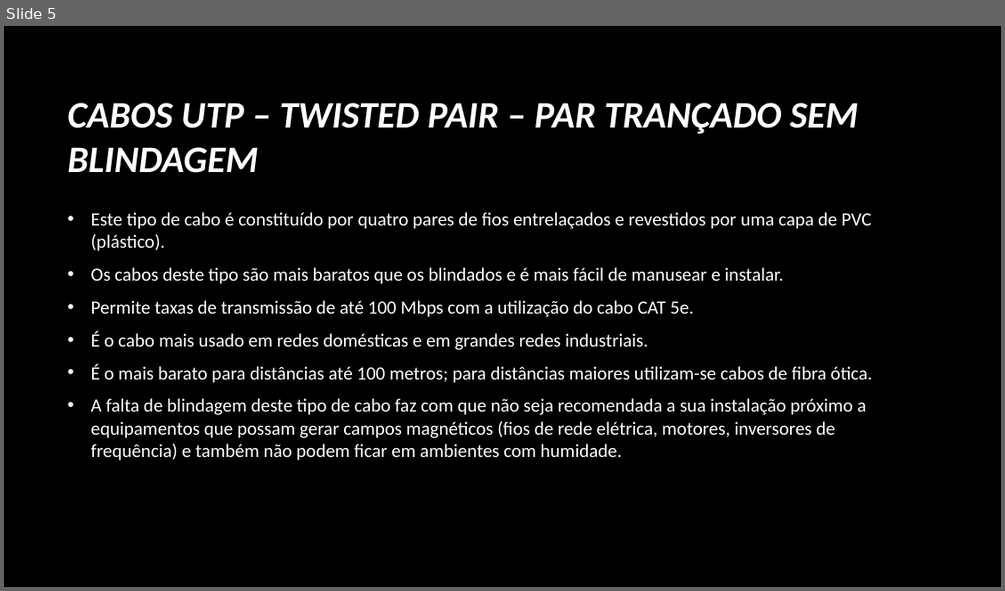
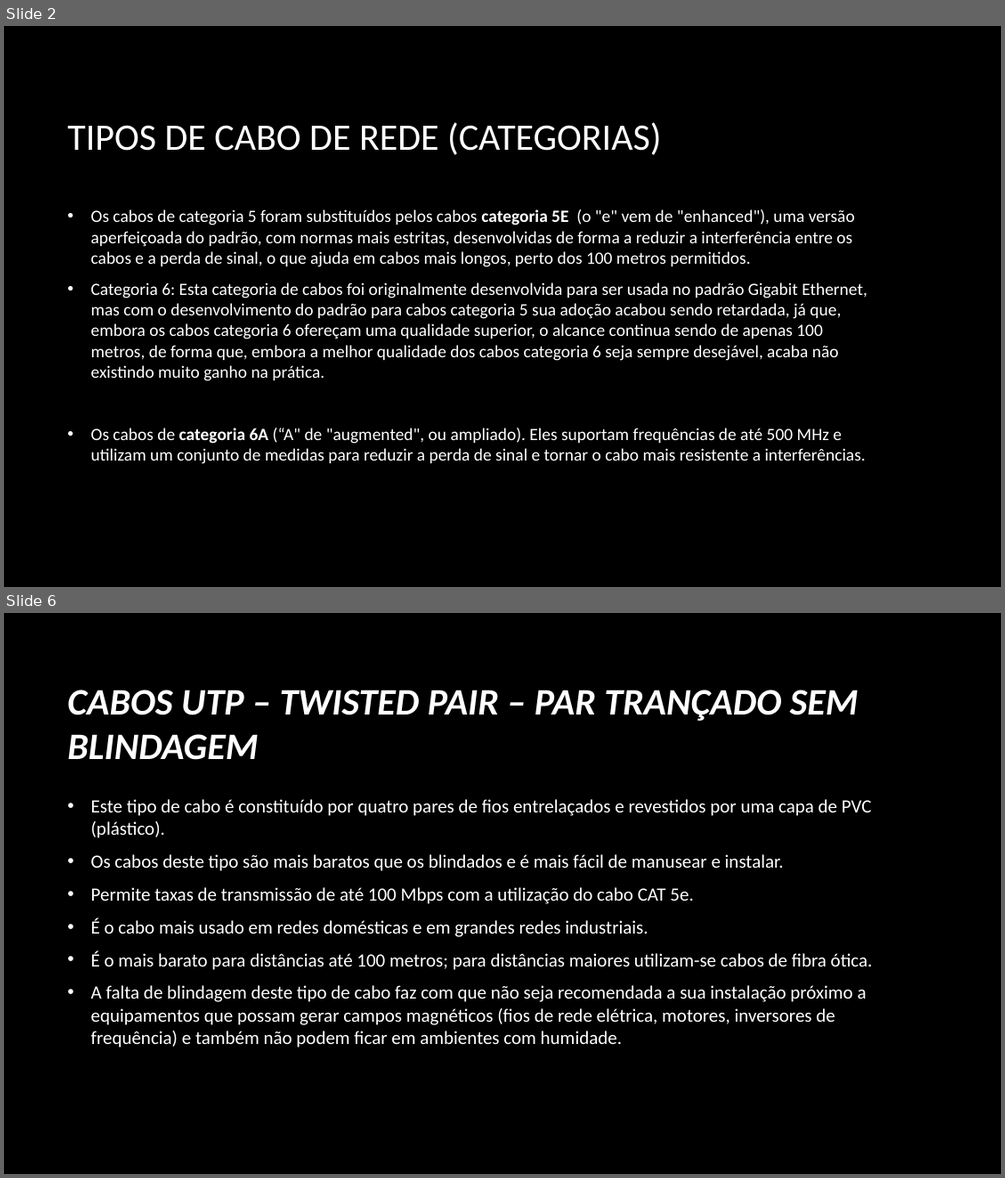
Before and after one commit to RosaFernandes/RosaFernandes, a slide deck: Trabalho pratico.pptx. Shown one above the other, each under a label of ours: slide 5 before the commit, slides 2 and 6 after it; the slides between them are not shown. The pictures are 1005x591 and 1005x1178 pixels, drawn with LibreOffice and Linux fonts; fonts in the diff are those of the drawing; background and template pictures are left out. Boxes give left, top, right and bottom in pixels: in the first picture for what was removed or moved away, otherwise in the second. Text is boxed around its words. In the diff, an @@ line names an element or a change of style, - is before the commit and + after.

```diff
--- a/Trabalho pratico.pptx
+++ b/Trabalho pratico.pptx
@@ slide 2 added at (x1=4, y1=26, x2=1001, y2=587), background picture (left out) @@
@@ title added at (x1=67, y1=122, x2=661, y2=155), 36 pt, text #FFFFFF @@
+TIPOS DE CABO DE REDE (CATEGORIAS)
@@ text added at (x1=91, y1=209, x2=867, y2=464), 16.6 pt, text #FFFFFF @@
+• Os cabos de categoria 5 foram substituídos pelos cabos categoria 5E (o "e" vem de "enhanced"), uma versão aperfeiçoada do padrão, com normas mais estritas, desenvolvidas de forma a reduzir a interferência entre os cabos e a perda de sinal, o que ajuda em cabos mais longos, perto dos 100 metros permitidos.
+• Categoria 6: Esta categoria de cabos foi originalmente desenvolvida para ser usada no padrão Gigabit Ethernet, mas com o desenvolvimento do padrão para cabos categoria 5 sua adoção acabou sendo retardada, já que, embora os cabos categoria 6 ofereçam uma qualidade superior, o alcance continua sendo de apenas 100 metros, de forma que, embora a melhor qualidade dos cabos categoria 6 seja sempre desejável, acaba não existindo muito ganho na prática.
+• Os cabos de categoria 6A (“A" de "augmented", ou ampliado). Eles suportam frequências de até 500 MHz e utilizam um conjunto de medidas para reduzir a perda de sinal e tornar o cabo mais resistente a interferências.
@@ what was slide 5 is now slide 6 @@
```
Also in this commit, not shown: 3 slides changed, 14 other slides added, 1 other file.
